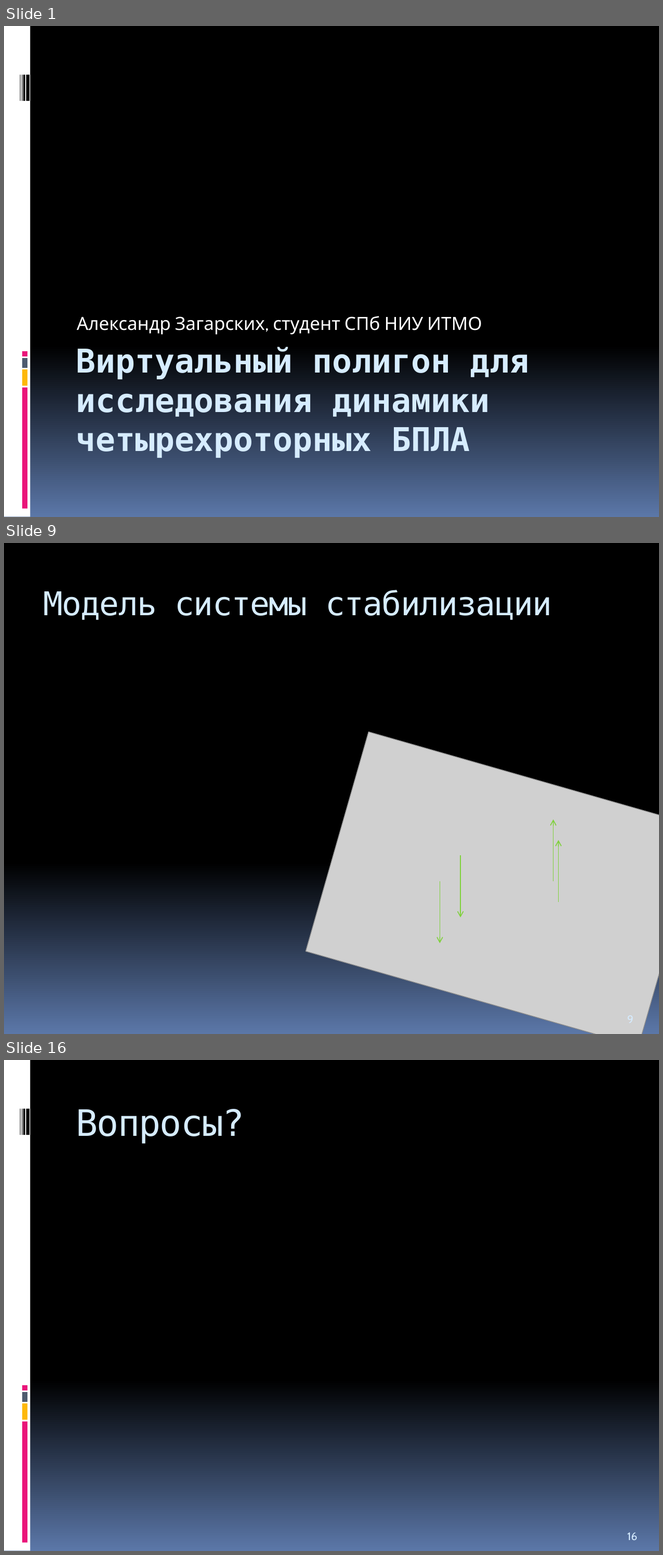
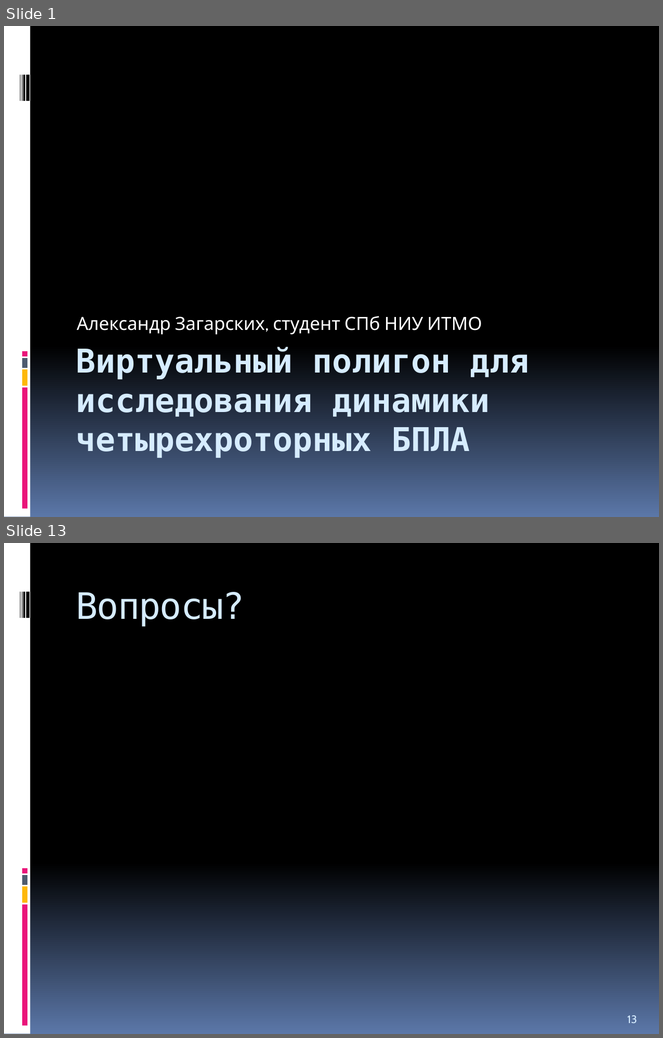
Before and after one commit to Jacobi20/quadro-xds, a slide deck: Docs/Medias2012.pptx. Shown one above the other, each under a label of ours: slides 1, 9 and 16 before the commit, slides 1 and 13 after it; the slides between them are not shown. The pictures are 663x1555 and 663x1038 pixels, drawn with LibreOffice and Linux fonts; fonts in the diff are those of the drawing; grey boxes stand for pictures. Boxes give left, top, right and bottom in pixels: in the first picture for what was removed or moved away, otherwise in the second. Text is boxed around its words. In the diff, an @@ line names an element or a change of style, - is before the commit and + after.

```diff
--- a/Docs/Medias2012.pptx
+++ b/Docs/Medias2012.pptx
@@ slide 9 removed at box(4, 543, 659, 1034), background gradient #000000 to #5B77A8 @@
@@ title removed at box(43, 590, 552, 620) @@
-Модель системы стабилизации
@@ picture removed at box(306, 732, 659, 1034) @@
@@ arrow removed from (554, 882) to (554, 820) @@
@@ arrow removed from (558, 902) to (558, 840) @@
@@ arrow removed from (461, 856) to (461, 918) @@
@@ arrow removed from (440, 882) to (440, 943) @@
@@ what was slide 16 is now slide 13 @@
@@ page number at box(627, 1016, 637, 1023): text changed @@
-16
+13
```
Also in this commit, not shown: 7 slides changed, 4 slides added, 6 other slides removed, 6 other files.
